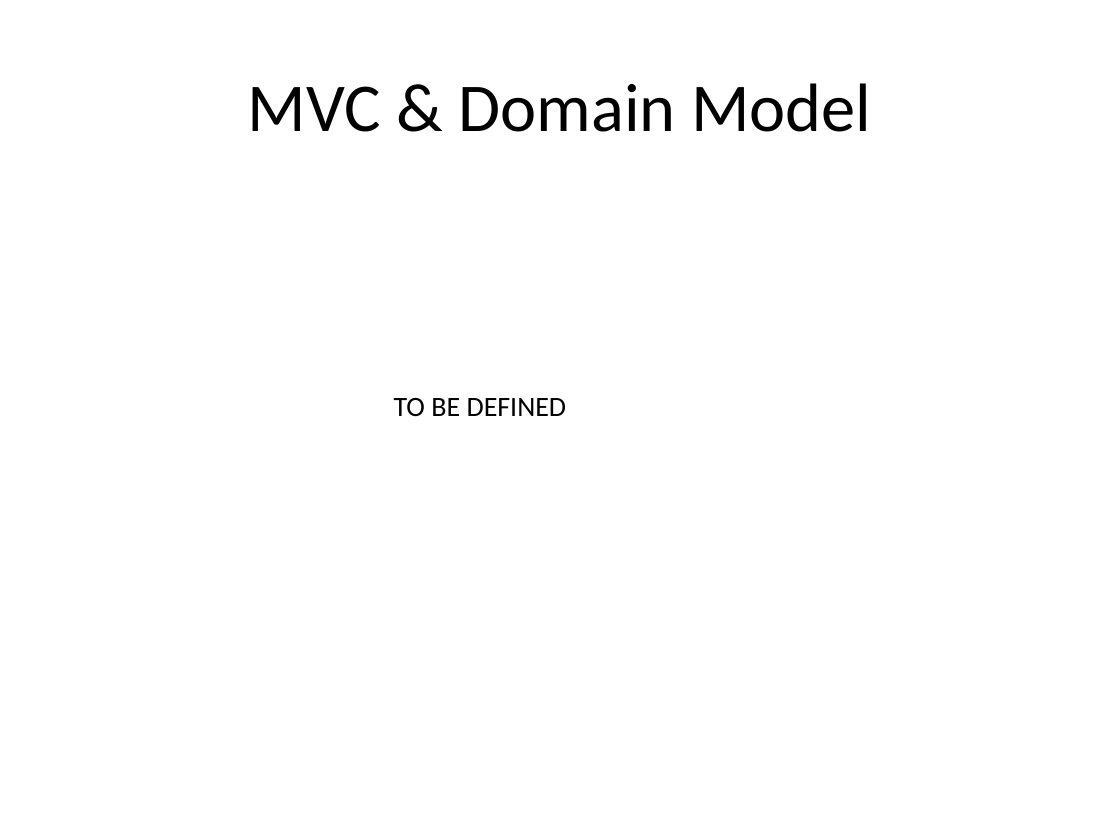
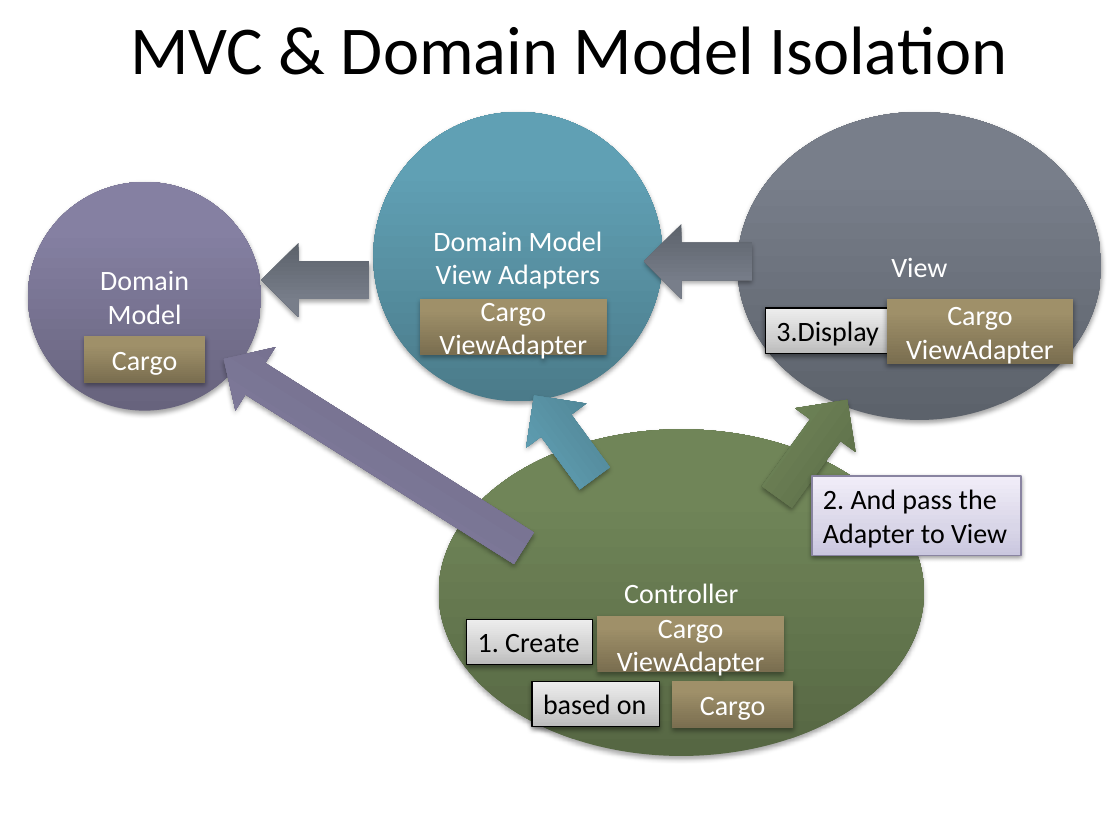
Before and after one commit to arturtv/dddpresentation, a slide deck: slide 51 of Domain-DrivenDesign.A.Trosin.pptx. Drawn at 1120x840 pixels with LibreOffice and Linux fonts; fonts in the diff are those of the drawing. Boxes give left, top, right and bottom in pixels: in the first picture for what was removed or moved away, otherwise in the second. Text is boxed around its words. In the diff, an @@ line names an element or a change of style, - is before the commit and + after.

```diff
--- a/Domain-DrivenDesign.A.Trosin.pptx
+++ b/Domain-DrivenDesign.A.Trosin.pptx
@@ title at (130, 26, 1007, 75): text changed @@
-MVC & Domain Model
+MVC & Domain Model Isolation
@@ ellipse added at (373, 112, 662, 401), fill gradient #4B7B8B to #61A0B4 to #60A2B7, 18 pt, text #FFFFFF @@
+Domain Model View Adapters
@@ ellipse added at (737, 112, 1101, 420), fill gradient #5C626B to #787F8B to #78808C, 18 pt, text #FFFFFF @@
+View
@@ ellipse added at (28, 181, 261, 410), fill gradient #67637D to #8681A3 to #8681A4, 18 pt, text #FFFFFF @@
+Domain Model
@@ right arrow added at (644, 224, 752, 299), fill gradient #5C626B to #787F8B to #78808C @@
@@ right arrow added at (261, 243, 368, 318), fill gradient #5C626B to #787F8B to #78808C @@
@@ rectangle added at (420, 299, 607, 355), fill gradient #7B6F51 to #9F9069 to #A19169, 18 pt, text #FFFFFF @@
+Cargo ViewAdapter
@@ rectangle added at (887, 299, 1074, 364), fill gradient #7B6F51 to #9F9069 to #A19169, 18 pt, text #FFFFFF @@
+Cargo ViewAdapter
@@ right arrow added at (203, 328, 544, 581), fill gradient #67637D to #8681A3 to #8681A4 @@
@@ rectangle added at (765, 308, 892, 353), fill gradient #BDBDBD to #D1D1D1 to #EEEEEE, outline #000000 0.75 pt, 18 pt, text #000000 @@
+3.Display
@@ rectangle added at (84, 336, 205, 383), fill gradient #7B6F51 to #9F9069 to #A19169, 18 pt, text #FFFFFF @@
+Cargo
@@ right arrow added at (504, 374, 625, 501), fill gradient #4B7B8B to #61A0B4 to #60A2B7 @@
@@ right arrow added at (747, 378, 878, 519), fill gradient #576743 to #718658 to #718857 @@
@@ text removed at (394, 398, 567, 417) @@
-TO BE DEFINED
@@ ellipse added at (439, 429, 924, 756), fill gradient #576743 to #718658 to #718857, 18 pt, text #FFFFFF @@
+Controller
@@ rectangle added at (812, 476, 1021, 556), fill gradient #CAC6E0 to #D9D7E9 to #F0EFF7, outline #8985A1 0.75 pt, 18 pt, text #000000 @@
+2. And pass the
+Adapter to View
@@ rectangle added at (467, 619, 592, 664), fill gradient #BDBDBD to #D1D1D1 to #EEEEEE, outline #000000 0.75 pt, 18 pt, text #000000 @@
+1. Create
@@ rectangle added at (597, 616, 784, 672), fill gradient #7B6F51 to #9F9069 to #A19169, 18 pt, text #FFFFFF @@
+Cargo ViewAdapter
@@ rectangle added at (532, 681, 660, 726), fill gradient #BDBDBD to #D1D1D1 to #EEEEEE, outline #000000 0.75 pt, 18 pt, text #000000 @@
+based on
@@ rectangle added at (672, 681, 793, 728), fill gradient #7B6F51 to #9F9069 to #A19169, 18 pt, text #FFFFFF @@
+Cargo
```
Also in this commit, not shown: 5 other slides changed.
